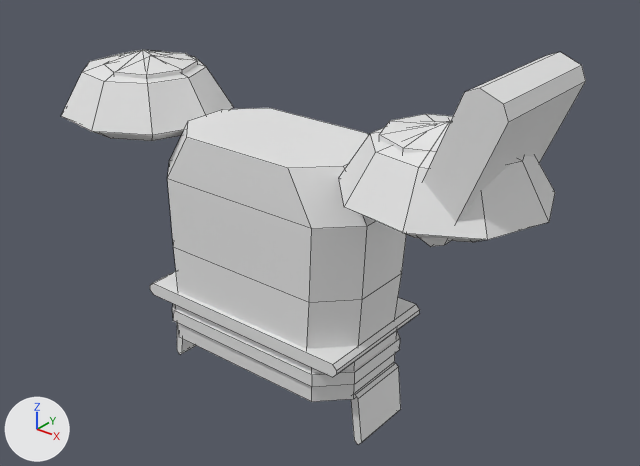
The FBX model roblox/art/armor/armor_tier1_legendary.fbx: old version first, new version second.
Both versions are drawn from a camera (50 mm lens) standing at (4.65, -5.25, 3.51) and looking at (0.33, 0.14, 0.16). Every picture has the same lights, and +X, +Y and +Z are marked at lower left. The older version comes first. Mesh edges are drawn as thin lines. Where no turn or scale is listed for an object, it has been applied to the vertices.

The first picture shows 'Belt', 'Belt_Grade', 'Chest', 'Chest_Trim', 'Shoulder_L', 'Shoulder_L_Trim', 'Shoulder_R', 'Shoulder_R_Trim'.
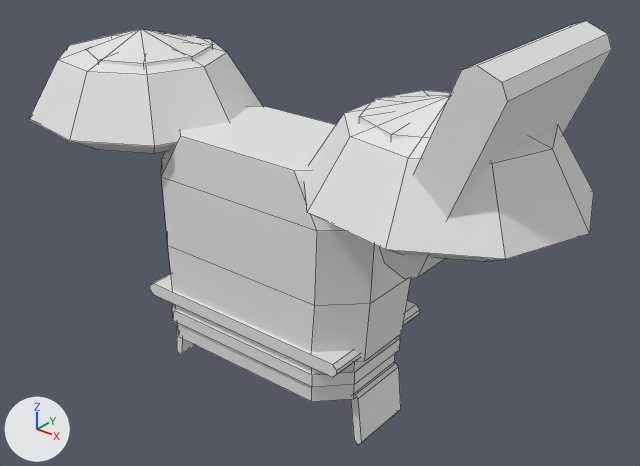
Pixel boxes [x1, y1, x2, y2] of what changed, in the pictures (640 x 466 px; the box of a moved part takes in the faces that stretch with it):
'Shoulder_R', reshaped (25% wider, 32% taller)
    before: [339, 52, 586, 247]
    after: [304, 21, 612, 279]
'Chest', reshaped
    before: [167, 108, 406, 349]
    after: [161, 106, 411, 361]
'Shoulder_L', moved, rescaled (36% wider, 37% taller)
    before: [61, 50, 233, 141]
    after: [29, 29, 263, 154]
'Shoulder_R_Trim', moved, rescaled
    before: [379, 114, 453, 153]
    after: [359, 90, 451, 139]
'Shoulder_L_Trim', moved, rescaled (29% wider, 17% taller)
    before: [104, 51, 198, 79]
    after: [91, 34, 213, 67]
part 4 of me_shoulder_r, moved or reshaped
    before: [339, 120, 555, 242]
    after: [304, 94, 594, 262]
part 5 of me_shoulder_r, moved or reshaped
    before: [420, 88, 509, 247]
    after: [379, 66, 508, 279]
part 6 of me_shoulder_r, moved or reshaped
    before: [445, 52, 586, 244]
    after: [417, 21, 612, 278]

Patch to the scene script:
```diff
--- a/roblox/art/armor/armor_tier1_legendary.fbx.py
+++ b/roblox/art/armor/armor_tier1_legendary.fbx.py
@@ me_shoulder_r @@
 # used by ob_shoulder_r; location = (1.5, 0.0, 0.42)
-me_shoulder_r.from_pydata(...)  # 45 vertices, 46 faces; spans x -0.66..0.95, y -0.77..0.77, z 0.33..1.53
+me_shoulder_r.from_pydata(...)  # 45 vertices, 46 faces; spans x -0.93..1.24, y -1.04..1.04, z 0.18..1.72
+# me_shoulder_r part 4: the loose piece of 29 vertices spanning x -0.66..0.95, y -0.77..0.77, z 0.33..1.06 is scaled about its middle by 1.35, then moved by (0.01, 0.0, 0.06)
+# me_shoulder_r part 5: all 4 vertices in x 0.53..0.85, y -0.56, z 1.36..1.53 are moved by (0.08, -0.2, 0.19)
+# me_shoulder_r part 6: all 4 vertices in x 0.53..0.85, y 0.56, z 1.36..1.53 are moved by (0.08, 0.2, 0.19)
+# other edits to the shape of me_shoulder_r do not show in these pictures
 me_shoulder_r.materials.append(mat_armor_tier1_legendary_shoulder_r)
@@ me_chest @@
 # used by ob_chest; location = (0.0, 0.0, 0.2)
-me_chest.from_pydata(...)  # 48 vertices, 36 faces; spans x -1.1..1.1, y -0.56..0.73, z -0.8..0.82
+me_chest.from_pydata(...)  # 48 vertices, 36 faces; spans x -1.19..1.19, y -0.57..0.73, z -0.8..0.82
+# me_chest part 7: 32 of 48 vertices moved; they spanned x -1.1..1.1, y -0.56..0.66, z -0.8..0.82 and now span x -1.19..1.19, y -0.57..0.67, z -0.8..0.82; mean shift (0.0, 0.0, 0.0); largest move (0.85, 0.21, 0.82) -> (0.94, 0.22, 0.82)
 me_chest.materials.append(mat_armor_tier1_legendary_chest)
@@ me_shoulder_l_trim @@
 # used by ob_shoulder_l_trim; location = (-1.5, 0.0, 0.42)
-me_shoulder_l_trim.from_pydata(...)  # 18 vertices, 24 faces; spans x -0.429..0.389, y -0.429..0.429, z 0.865..1.021
+me_shoulder_l_trim.from_pydata(...)  # 18 vertices, 24 faces; spans x -0.572..0.532, y -0.579..0.579, z 1.006..1.162
+# me_shoulder_l_trim part 3: the whole mesh is scaled about its middle by (1.35, 1.35, 1), then moved by (0.0, 0.0, 0.14)
 me_shoulder_l_trim.materials.append(mat_armor_tier1_legendary_shoulder_l_trim)
@@ me_shoulder_r_trim @@
 # used by ob_shoulder_r_trim; location = (1.5, 0.0, 0.42)
-me_shoulder_r_trim.from_pydata(...)  # 18 vertices, 24 faces; spans x -0.389..0.429, y -0.429..0.429, z 0.865..1.021
+me_shoulder_r_trim.from_pydata(...)  # 18 vertices, 24 faces; spans x -0.532..0.572, y -0.579..0.579, z 1.006..1.162
+# me_shoulder_r_trim part 1: the whole mesh is scaled about its middle by (1.35, 1.35, 1), then moved by (0.0, 0.0, 0.14)
 me_shoulder_r_trim.materials.append(mat_armor_tier1_legendary_shoulder_r_trim)
@@ me_shoulder_l @@
 # used by ob_shoulder_l; location = (-1.5, 0.0, 0.42)
-me_shoulder_l.from_pydata(...)  # 29 vertices, 36 faces; spans x -0.9..0.71, y -0.77..0.77, z 0.33..1.06
+me_shoulder_l.from_pydata(...)  # 29 vertices, 36 faces; spans x -1.17..1.0, y -1.04..1.04, z 0.26..1.25
+# me_shoulder_l part 2: the whole mesh is scaled about its middle by 1.35, then moved by (0.01, 0.0, 0.06)
 me_shoulder_l.materials.append(mat_armor_tier1_legendary_shoulder_l)
```
